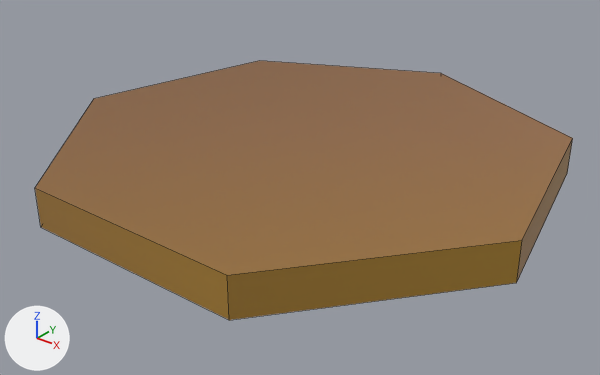
One commit to the FBX model Assets/Models/Blend/Evan Concepts/Proc Docks/Plank Intersection.fbx: the scene before it, then after it.
One viewpoint serves both versions: a camera (50 mm lens) standing at (1.795, -2.287, 1.346) and looking at (-0.01, -0.031, -0.052). Lighting does not change. The marker at lower left points along +X, +Y and +Z. Mesh edges are drawn as thin lines.

Names of what the first picture shows: 'Plank Intersection'.
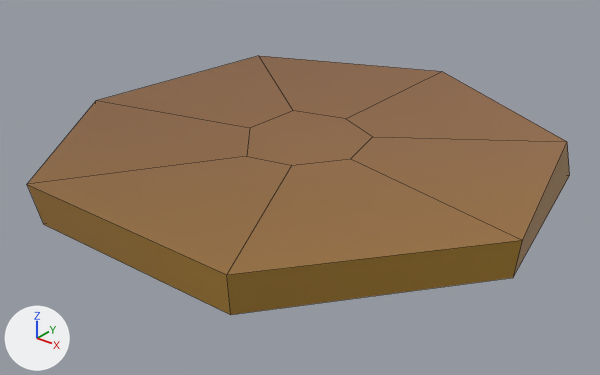
Location of each change, [x1, y1, x2, y2] in pixels of the pictures (600 x 375 px):
```json
{"object": "Plank Intersection", "change": "reshaped, turned", "before": [35, 61, 573, 320], "after": [27, 56, 570, 315]}
```

Scene script edits in JSON lines:
```json
{"block": "me_circle_001", "where": "# used by ob_plank_intersection; location = (0.0, 0.0, 0.0); rotation_euler = (1.571, 0.0, -3.142), in degrees (90, 0, -180)"}
{"op": "remove", "block": "me_circle_001", "code": "me_circle_001.from_pydata(...)  # 14 vertices, 9 faces; spans x -0.97..0.97, y 0.0..0.15, z -0.9..1.0"}
{"op": "add", "block": "me_circle_001", "code": "me_circle_001.from_pydata(...)  # 28 vertices, 23 faces; spans x -0.99..0.98, y -0.92..1.02, z -0.02..0.17"}
{"block": "me_circle_001", "change": "me_circle_001 part 1: the whole mesh is rebuilt"}
{"op": "set", "path": "ob_plank_intersection.rotation_euler", "old": "(1.571, 0.0, -3.142)", "new": "(0.0, 0.0, 0.0)", "note": "degrees (90, 0, -180) -> degrees (0, 0, 0)"}
```
